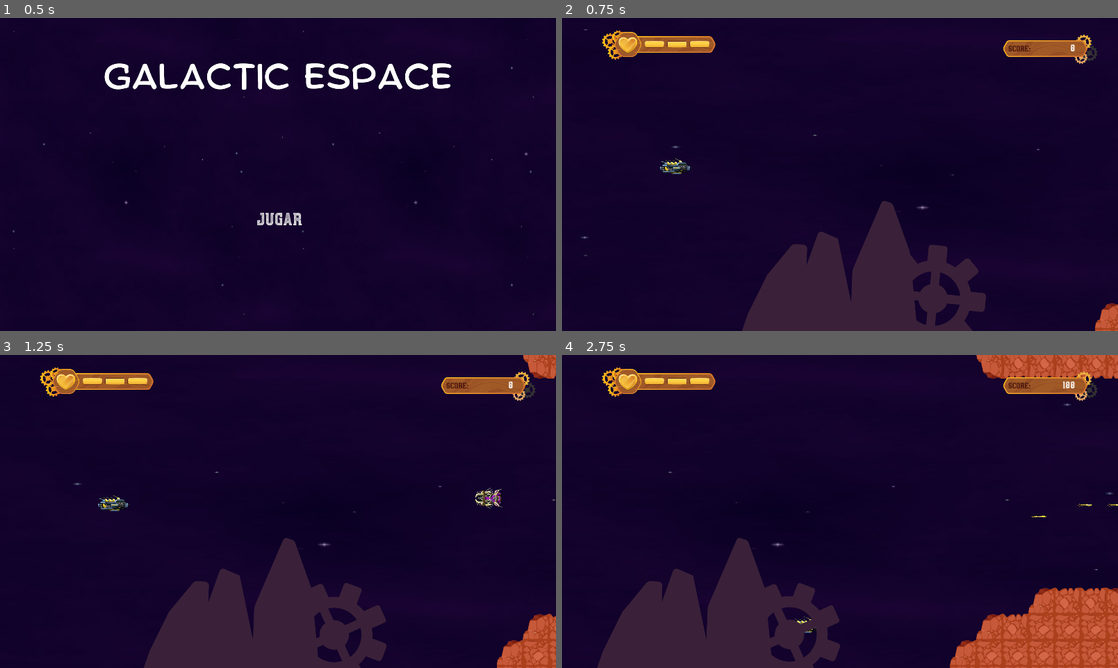
Above: before the commit, frames 1-4 (two rows, left to right).
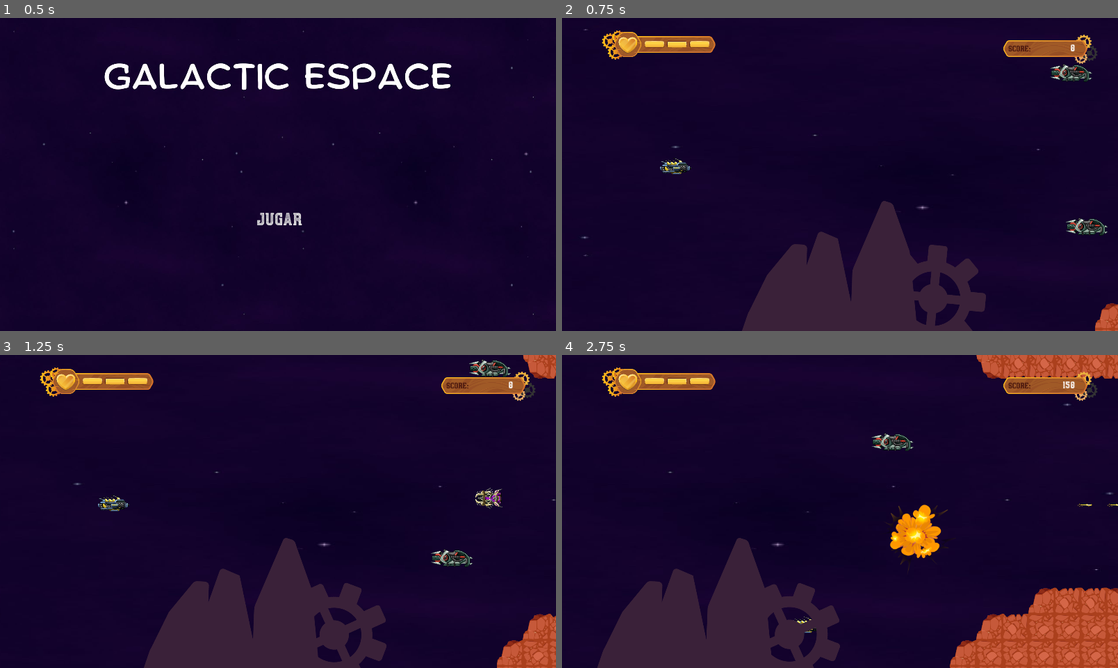
Above: after the commit, the same moments.

Repository: Jhon-Acevedo/Galactic_Escape
Game: Godot game, scene res://Scenes/PantallaPrincipal.tscn
The game is run twice, just before and just after one commit, with the same random seed, the same clock (stepped at 60 frames per second) and the same inputs.
Inputs (mouse positions are in pixels of both pictures, inside the frame that each line leads up to):
- Up to frame 1 (0.5 s): no input
- Up to frame 2 (0.75 s): click "JUGAR" at 0.5 s
- Up to frame 3 (1.25 s): no input
- Up to frame 4 (2.75 s): move the mouse to (962, 495) at 1.27 s; press the mouse at (962, 495) at 1.28 s; hold D (move_right) 1.28-2.03 s; move the mouse to (728, 527) at 2.02 s; release the mouse at (728, 527) at 2.03 s; hold S (move_down) from 2.03 s (still down); click (728, 527) at 2.1 s

Frame 1 is identical in both runs. In frame 2, 0.6% of the frame differs, in the area x 87-99%, y 14-70%; in frame 3, 0.6%; in frame 4, 1.4%, in the area x 55-92%, y 8-69%.

Commit message:
Add random walk enemies

Diff:
--- a/Scenes/Nivel1.tscn
+++ b/Scenes/Nivel1.tscn
@@ -15,6 +15,7 @@
 [ext_resource path="res://Assets/fondo/tilemap.png" type="Texture" id=13]
 [ext_resource path="res://Scenes/Meta.tscn" type="PackedScene" id=14]
 [ext_resource path="res://Scripts/Nivel1/Nivel1.gd" type="Script" id=15]
+[ext_resource path="res://Scenes/Enemigo.tscn" type="PackedScene" id=16]
 
 [sub_resource type="ConvexPolygonShape2D" id=3]
 points = PoolVector2Array( 0, 0, 90, 0, 90, 90, 0, 90 )
@@ -323,3 +324,9 @@
 stream = ExtResource( 5 )
 autoplay = true
 bus = "BGM"
+
+[node name="Enemigo" parent="." instance=ExtResource( 16 )]
+position = Vector2( 2439, 265 )
+
+[node name="Enemigo2" parent="." instance=ExtResource( 16 )]
+position = Vector2( 2421, 654 )
--- a/Scripts/Enemigo.gd
+++ b/Scripts/Enemigo.gd
@@ -14,3 +14,16 @@
 func _on_VisibilityNotifier2D_screen_exited():
 	queue_free()
 	pass # Replace with function body.
+
+
+func _physics_process(delta):
+	var move = Vector2.ZERO
+	var direction = Vector2(rand_range(-1, 1), rand_range(-1, 1))
+	var speed = 3000
+	move = move.move_toward(move + direction * speed * delta, speed * delta)
+	var screen_size = get_viewport_rect().size
+	var new_position = position + move
+	new_position.x = clamp(new_position.x, 0, screen_size.x)
+	new_position.y = clamp(new_position.y, 0, screen_size.y)
+	position = new_position
+#	print(position)
--- a/Scripts/Nivel1/Nivel1.gd
+++ b/Scripts/Nivel1/Nivel1.gd
@@ -1,11 +1,12 @@
 extends Node2D
 
 var width = 9000
+var width_init = 4000
 var hight = 1080
 var location = Vector2()
 
 # Cantidad de powerUp en el nivel 1
-var amount_powerUp = 5
+var amount_powerUp = 25
 
 # Instancias de los powerUps
 var powerup_heart = preload("res://Scenes/PowerUps/FullVida.tscn").instance()
@@ -17,7 +18,11 @@
 	"shot_triple": {"Probability":0.5},
 }
 
-
+# Funcion para crear la cantidad de powerups en el nivel
+# amount_powerUp: Cantidad de power que se van a crear
+# random_num: Número pseudoaletorio distribución normal
+# create_powerUpHeart(): Función para crear powerUp de vidas
+# create_powerUpShoot(): Función para crear powerUp de disparo triple
 func _ready():
 	randomize()
 	for i in range(amount_powerUp):
@@ -34,7 +39,6 @@
 	location.x = rand_range(2500,width)
 	location.y = rand_range(550,550)
 	powerup_heart.position = location
-	#print(location)
 	add_child(powerup_heart)
 
 
@@ -43,8 +47,13 @@
 	location.x = rand_range(2500,width)
 	location.y = rand_range(550,550)
 	powerup_heart.position = location
-	print(location)
 	add_child(powerup_heart)
+
+
+func create_location():
+	location.x = rand_range(width_init,width)
+	location.y = rand_range(1,hight)
+	return location
 
 
 # Codigo funcional para 1 powerUp
Not shown: 1 places in Scenes/Nivel1.tscn that only renumber resources
